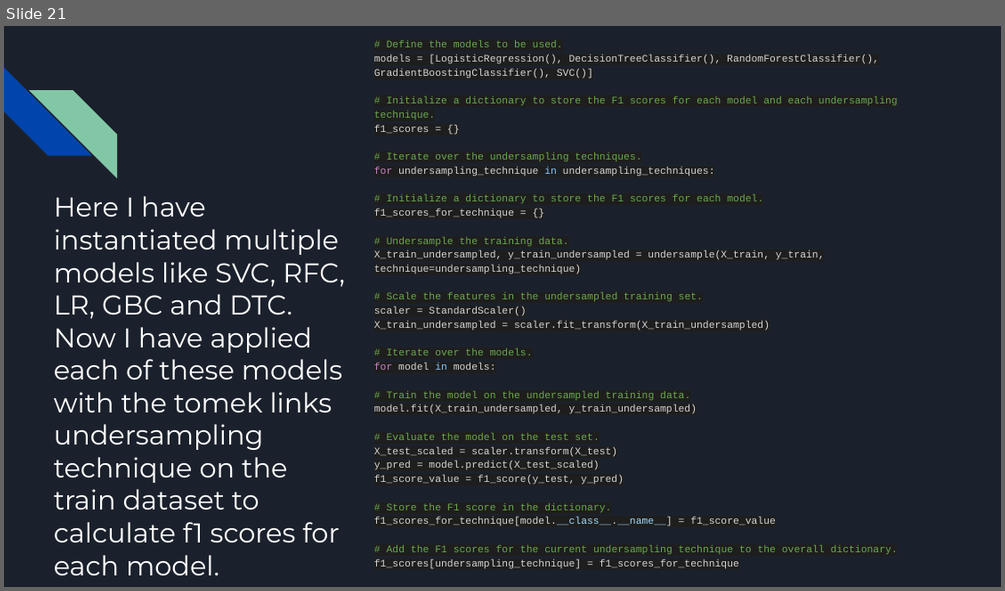
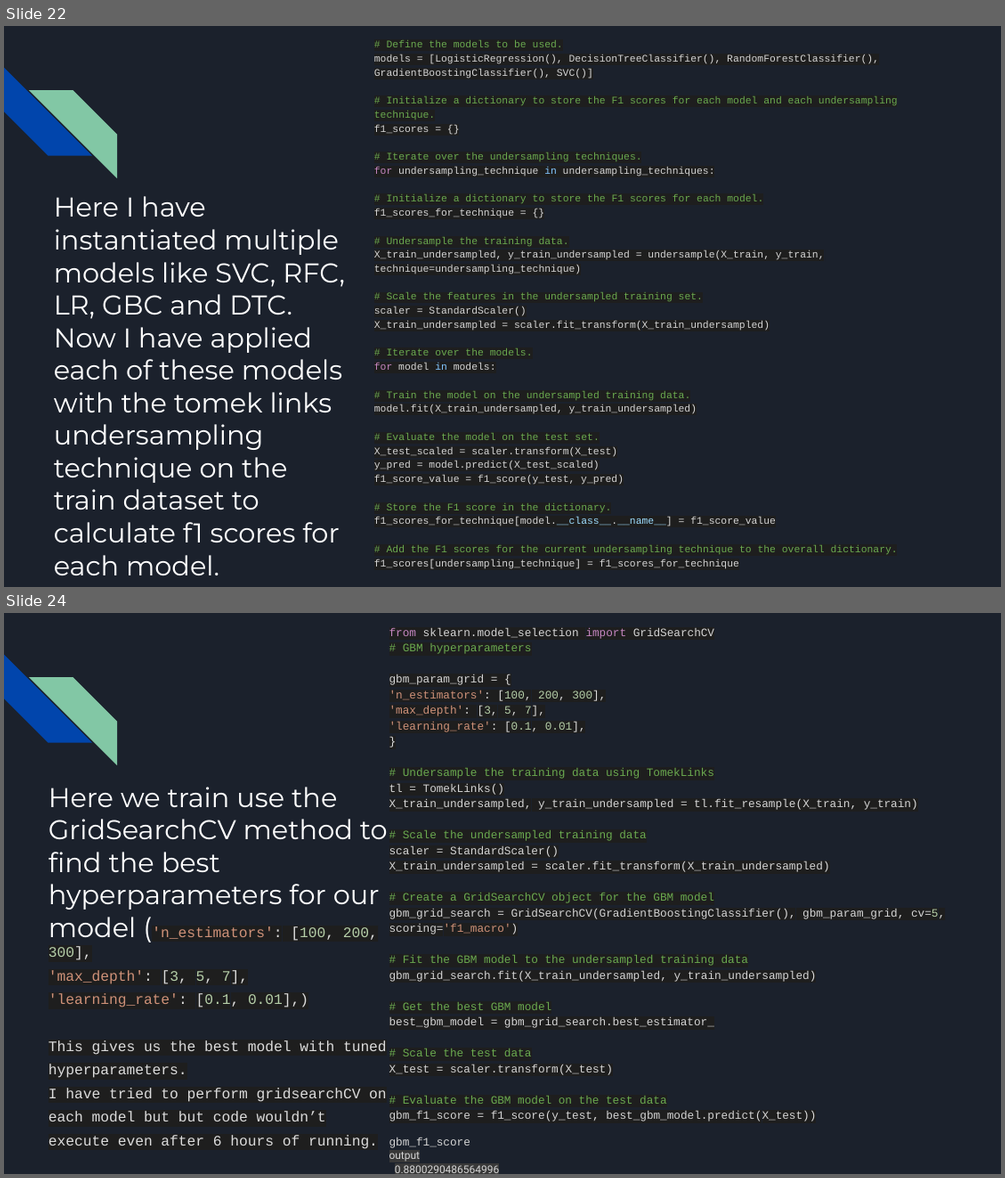
Before and after one commit to TheRocker1212/Hackathon_KH, a slide deck: Loan Repayment Assessment in Banking.pptx. Shown one above the other, each under a label of ours: slide 21 before the commit, slides 22 and 24 after it; the slides between them are not shown. The pictures are 1005x591 and 1005x1178 pixels, drawn with LibreOffice and Linux fonts; fonts in the diff are those of the drawing. Boxes give left, top, right and bottom in pixels: in the first picture for what was removed or moved away, otherwise in the second. Text is boxed around its words. In the diff, an @@ line names an element or a change of style, - is before the commit and + after.

```diff
--- a/Loan Repayment Assessment in Banking.pptx
+++ b/Loan Repayment Assessment in Banking.pptx
@@ slide 24 added at <box>4,613,1001,1174</box>, background #1B212C; not listed: 2 template elements that a slide beside it also shows @@
@@ text added at <box>389,628,945,1173</box>, 8.1 pt, text #D4D4D4 @@
+from sklearn.model_selection import GridSearchCV
+# GBM hyperparameters
+gbm_param_grid = {
+'n_estimators': [100, 200, 300],
+'max_depth': [3, 5, 7],
+'learning_rate': [0.1, 0.01],
+}
+# Undersample the training data using TomekLinks
+tl = TomekLinks()
+X_train_undersampled, y_train_undersampled = tl.fit_resample(X_train, y_train)
+# Scale the undersampled training data
+scaler = StandardScaler()
+X_train_undersampled = scaler.fit_transform(X_train_undersampled)
+# Create a GridSearchCV object for the GBM model
+gbm_grid_search = GridSearchCV(GradientBoostingClassifier(), gbm_param_grid, cv=5, scoring='f1_macro')
+# Fit the GBM model to the undersampled training data
+gbm_grid_search.fit(X_train_undersampled, y_train_undersampled)
+# Get the best GBM model
+best_gbm_model = gbm_grid_search.best_estimator_
+# Scale the test data
+X_test = scaler.transform(X_test)
+# Evaluate the GBM model on the test data
+gbm_f1_score = f1_score(y_test, best_gbm_model.predict(X_test))
+gbm_f1_score
+output
+0.8800290486564996
@@ title added at <box>48,787,388,1149</box>, 10.5 pt, text #DCDCDC @@
+Here we train use the GridSearchCV method to find the best hyperparameters for our model ('n_estimators': [100, 200, 300],
+'max_depth': [3, 5, 7],
+'learning_rate': [0.1, 0.01],)
+This gives us the best model with tuned hyperparameters.
+I have tried to perform gridsearchCV on each model but but code wouldn’t execute even after 6 hours of running.
@@ what was slide 21 is now slide 22 @@
```
Also in this commit, not shown: 1 slide changed, 8 other slides added, 3 slides removed.
